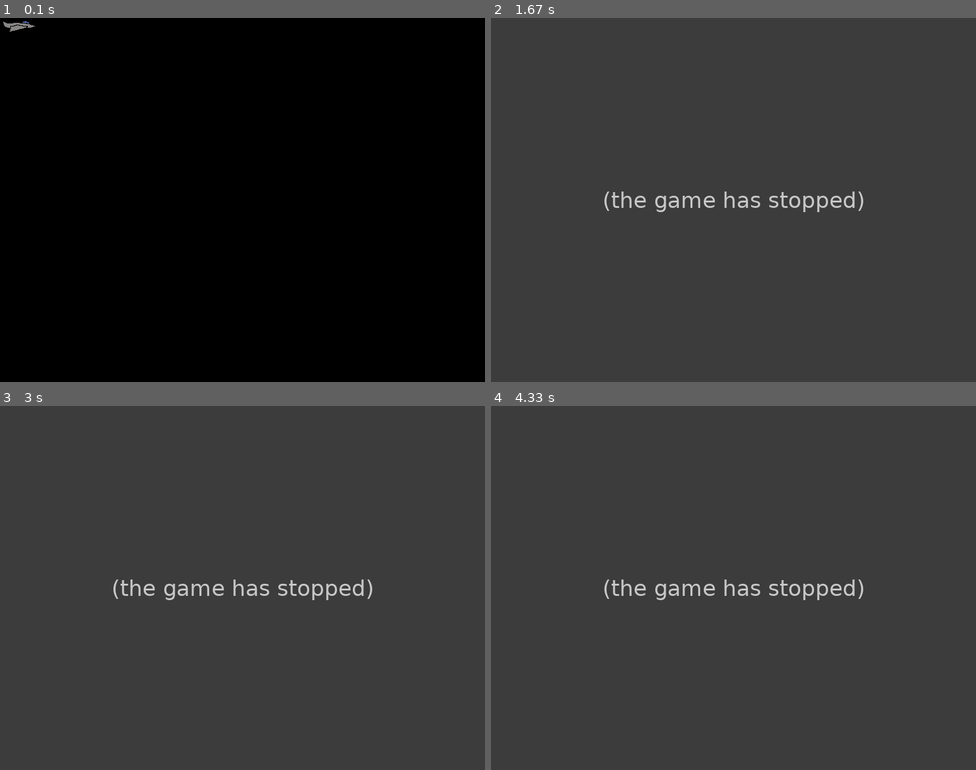
Above: before the commit, frames 1-4 (two rows, left to right).
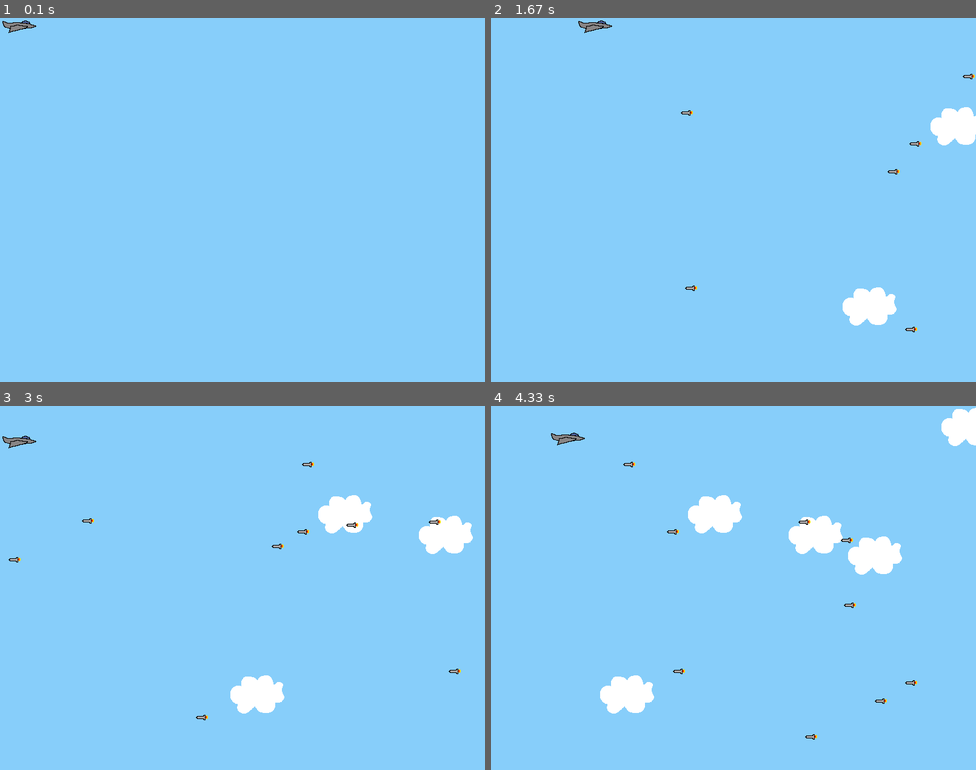
Above: after the commit, the same moments.

Repository: raulsales9/2DAM_CourseSalesRaul
Game: pygame game, started from first_eva/acts/unit1/practica_pygame1/game/joc.py
Same seed, same stepped clock (60 frames per second), same inputs: the game is played once before the commit and once after it.
Inputs:
- Up to frame 1 (0.1 s): no input
- Up to frame 2 (1.67 s): hold Right 0.33-0.8 s; hold Up 0.83-1.13 s; hold Right 1.17-1.63 s
- Up to frame 3 (3 s): hold Left 1.67-2.2 s; hold Down 2.23-2.53 s; hold Left 2.57-2.97 s
- Up to frame 4 (4.33 s): hold Up 3-3.37 s; hold Right 3.4-4.03 s; hold Down from 4.07 s (still down)

The runs differ from the first frame. In frame 1, 100% of the frame differs, in the area x 0-100%, y 0-100%; in frame 2, 100%; in frame 3, 100%; in frame 4, 100%.
Error before the commit: NameError: name 'move_up_sound' is not defined (player.py line 17); the game stopped at 0.83 s (later frames are placeholders)

Commit message:
clouds, sound todo separado, falta musica inicial y sprites

Diff:
--- a/first_eva/acts/unit1/practica_pygame1/game/cloud.py
+++ b/first_eva/acts/unit1/practica_pygame1/game/Cloud.py
@@ -1,21 +1,22 @@
 import pygame
 import random
 
-class cloud(pygame.sprite.Sprite):
+class Cloud(pygame.sprite.Sprite):
     def __init__(self, SCREEN_WIDTH, SCREEN_HEIGHT):
-        super(cloud, self).__init__()
+        super(Cloud, self).__init__()
         # importem la image base
         self.surf = pygame.image.load("src/cloud.png").convert()
-        self.surf.set_colorkey((255,255,255), pygame.RLEACCEL)
+        self.surf.set_colorkey((0,0,0), pygame.RLEACCEL)
         self.rect = self.surf.get_rect(
             center=(
                 random.randint(SCREEN_WIDTH + 20, SCREEN_WIDTH + 100),
                 random.randint(0, SCREEN_HEIGHT),
             )
         )
+        # intanciem 5 fotogrames requerits al enunciat
         self.speed = 5
 
-    def update(self):
+    def update(self, SCREEN_WIDTH, SCREEN_HEIGHT):
         self.rect.move_ip(-self.speed, 0)
         if self.rect.right < 0:
             self.rect.left = random.randint(SCREEN_WIDTH + 20, SCREEN_WIDTH + 100)
--- a/first_eva/acts/unit1/practica_pygame1/game/enemy.py
+++ b/first_eva/acts/unit1/practica_pygame1/game/Enemy.py
@@ -1,11 +1,10 @@
 import pygame
 import random
 
-
-# enemy part
-class enemy(pygame.sprite.Sprite):
+# Enemy part
+class Enemy(pygame.sprite.Sprite):
     def __init__(self, SCREEN_WIDTH, SCREEN_HEIGHT):
-        super(enemy, self).__init__()
+        super(Enemy, self).__init__()
         self.surf = pygame.image.load("src/missile.png").convert()
         self.surf.set_colorkey((255, 255, 255), pygame.RLEACCEL)
         self.rect = self.surf.get_rect(
--- a/first_eva/acts/unit1/practica_pygame1/game/player.py
+++ b/first_eva/acts/unit1/practica_pygame1/game/Player.py
@@ -1,9 +1,12 @@
 import pygame
 from pygame.locals import K_UP, K_DOWN, K_LEFT, K_RIGHT
-# player part
-class player(pygame.sprite.Sprite):
+
+from Sound import Sound
+
+# Player part
+class Player(pygame.sprite.Sprite):
     def __init__(self, SCREEN_WIDTH, SCREEN_HEIGHT):
-        super(player, self).__init__()
+        super(Player, self).__init__()
         # ubicacion de la imagen usada para el jugador
         self.surf = pygame.image.load("src/jet.png").convert()
         self.surf.set_colorkey((255, 255, 255), pygame.RLEACCEL)
@@ -12,12 +15,13 @@
         self.SCREEN_HEIGHT = SCREEN_HEIGHT
 
     def update(self, keys):
+        sound = Sound()
         if keys[K_UP]:
             self.rect.move_ip(0, -5)
-            move_up_sound.play()
+            sound.play_move_up_Sound()
         if keys[K_DOWN]:
             self.rect.move_ip(0, 5)
-            move_down_sound.play()
+            sound.play_move_down_Sound()
         if keys[K_LEFT]:
             self.rect.move_ip(-5, 0)
         if keys[K_RIGHT]:
--- /dev/null
+++ b/first_eva/acts/unit1/practica_pygame1/game/Sound.py
@@ -0,0 +1,35 @@
+import pygame
+
+class Sound:
+    def __init__(self):
+        # Iniciar el mixer
+        pygame.mixer.init()
+
+        # Volumen de la música al 90%
+        pygame.mixer.music.set_volume(0.4)
+
+        # Cargar la música
+        pygame.mixer.music.load("src/Apoxode_-_Electric_1.mp3")
+
+        # Cargar sonidos adicionales
+        self.move_up_Sound = pygame.mixer.Sound("src/Rising_putter.ogg")
+        self.move_down_Sound = pygame.mixer.Sound("src/Falling_putter.ogg")
+        self.collision_Sound = pygame.mixer.Sound("src/Collision.ogg")
+
+    def play_music(self, loop=-1):
+        pygame.mixer.music.play(loop)
+
+    def stop_music(self):
+        pygame.mixer.music.stop()
+
+    def play_move_up_Sound(self):
+        self.move_up_Sound.play()
+
+    def play_move_down_Sound(self):
+        self.move_down_Sound.play()
+
+    def play_collision_sound(self):
+        self.collision_Sound.play()
+
+    def quit(self):
+        pygame.mixer.quit()
--- a/first_eva/acts/unit1/practica_pygame1/game/joc.py
+++ b/first_eva/acts/unit1/practica_pygame1/game/joc.py
@@ -1,6 +1,4 @@
-# Import the pygame module
 import pygame
-
 from pygame.locals import (
     K_UP,
     K_DOWN,
@@ -10,50 +8,56 @@
     KEYDOWN,
     QUIT,
 )
+from Cloud import Cloud
+from Player import Player
+from Enemy import Enemy
+from Sound import Sound
 
-from cloud import cloud
-from player import player
-from enemy import enemy
-
+# Tamaño de la pantalla
 SCREEN_WIDTH = 800
 SCREEN_HEIGHT = 600
 
+# Inicializamos pygame y el mixer de sonido
+pygame.init()
 pygame.mixer.init()
-pygame.init()
 
-# The sounds
-pygame.mixer.music.load("src/Apoxode_-_Electric_1.mp3")
-move_up_sound = pygame.mixer.Sound("src/Rising_putter.ogg")
-move_down_sound = pygame.mixer.Sound("src/Falling_putter.ogg")
-collision_sound = pygame.mixer.Sound("src/Collision.ogg")
+# Creamos una instancia de la clase Sound
+sound_manager = Sound()
 
-# the screen
+# Configuramos la pantalla
 screen = pygame.display.set_mode((SCREEN_WIDTH, SCREEN_HEIGHT))
 
-pygame.mixer.music.set_volume(0.5)  # Ajusta el volumen si es necesario
-pygame.mixer.music.play(-1)  # Reproduce la música en bucle infinito
+# Reproducimos la música en bucle infinito
+sound_manager.play_music(-1)
 
-# new enemy
-ADDENEMY = pygame.USEREVENT + 1
-pygame.time.set_timer(ADDENEMY, 250)
+# Creamos una instancia del jugador después de inicializar Pygame
+player = Player(SCREEN_WIDTH, SCREEN_HEIGHT)
 
-player = player(SCREEN_WIDTH, SCREEN_HEIGHT)
+# Creamos un grupo de enemigos
+enemies = pygame.sprite.Group()
 
-enemies = pygame.sprite.Group()
+# Creamos un grupo de sprites que incluye al jugador
 all_sprites = pygame.sprite.Group()
 all_sprites.add(player)
 
-# Agrega nubes como imágenes de fondo
+# Creamos un grupo de nubes como imágenes de fondo
 clouds = pygame.sprite.Group()
-cloud_instance = cloud(SCREEN_WIDTH, SCREEN_HEIGHT)  # Usa el nombre de la clase (Cloud) al crear una instancia
+cloud_instance = Cloud(SCREEN_WIDTH, SCREEN_HEIGHT)
 all_sprites.add(cloud_instance)
 clouds.add(cloud_instance)
 
+# Configuramos el reloj para controlar la velocidad de actualización
 clock = pygame.time.Clock()
+
+# Creamos eventos personalizados para agregar enemigos y nubes
+ADDENEMY = pygame.USEREVENT + 1
+ADDCLOUD = pygame.USEREVENT + 2
+pygame.time.set_timer(ADDENEMY, 250)
+pygame.time.set_timer(ADDCLOUD, 1000)  # Agregar una nube cada 1000 ms (1 segundo)
 
 running = True
 
-# main loop
+# Bucle principal del juego
 while running:
     for event in pygame.event.get():
         if event.type == KEYDOWN:
@@ -63,30 +67,39 @@
             running = False
 
         elif event.type == ADDENEMY:
-            new_enemy = enemy(SCREEN_WIDTH, SCREEN_HEIGHT)
+            new_enemy = Enemy(SCREEN_WIDTH, SCREEN_HEIGHT)
             enemies.add(new_enemy)
             all_sprites.add(new_enemy)
+
+        elif event.type == ADDCLOUD:
+            new_cloud = Cloud(SCREEN_WIDTH, SCREEN_HEIGHT)
+            clouds.add(new_cloud)
+            all_sprites.add(new_cloud)
 
     keys = pygame.key.get_pressed()
     player.update(keys)
     enemies.update()
+    clouds.update(SCREEN_WIDTH, SCREEN_HEIGHT)
 
+    screen.fill((135, 206, 250))  # Establecemos el color de fondo a azul claro
 
-    screen.fill((0, 0, 0))
+    for cloud in clouds:
+        screen.blit(cloud.surf, cloud.rect)
 
     for entity in all_sprites:
         screen.blit(entity.surf, entity.rect)
 
     if pygame.sprite.spritecollideany(player, enemies):
         player.kill()
-        pygame.mixer.music.stop()
-        collision_sound.play()
-        # aplciamos retraso para escuchar el sonido de colision
+        sound_manager.stop_music()
+        sound_manager.play_collision_sound()
+        # Aplicamos un retraso para escuchar el sonido de colisión
         pygame.time.delay(1500)
         running = False
 
     pygame.display.flip()
     clock.tick(30)
 
-pygame.mixer.quit()
+# Salimos del juego
+sound_manager.quit()
 pygame.quit()
--- a/first_eva/acts/unit1/practica_pygame1/game/sound.py
+++ /dev/null
@@ -1,21 +0,0 @@
-import pygame
-
-class sound:
-    def __init__(self):
-        # start mixer
-        pygame.mixer.init()
-
-        # the volume of the music is 0.9
-        pygame.mixer.music.set_volume(0.9)
-
-        # sounds
-        self.music = pygame.mixer.music.load("src/Apoxode_-_Electric_1.mp3")
-        self.move_up_sound  = pygame.mixer.Sound("src/Rising_putter.ogg")
-        self.move_down_sound = pygame.mixer.Sound("src/Falling_putter.ogg")
-        self.collision_sound = pygame.mixer.Sound("src/Collision.ogg")
-
-        def play_sound(self, loop=-1):
-            pygame.mixer.music.play(loop)
-
-        def stop_sound(self):
-            pygame.mixer.music.stop()
